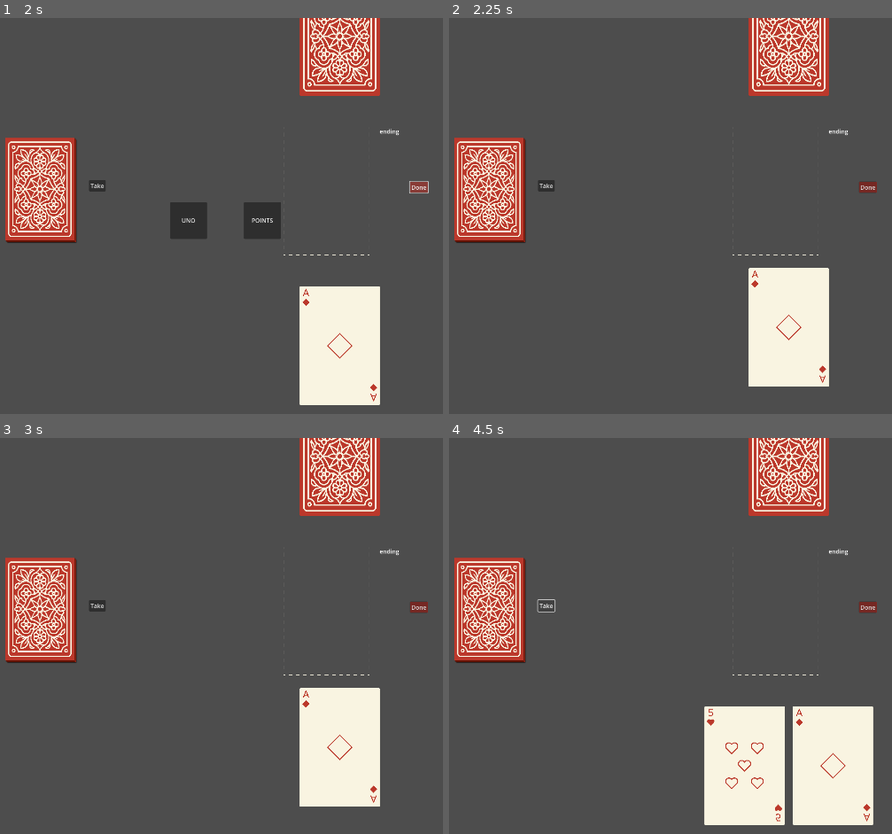
Above: before the commit, frames 1-4 (two rows, left to right).
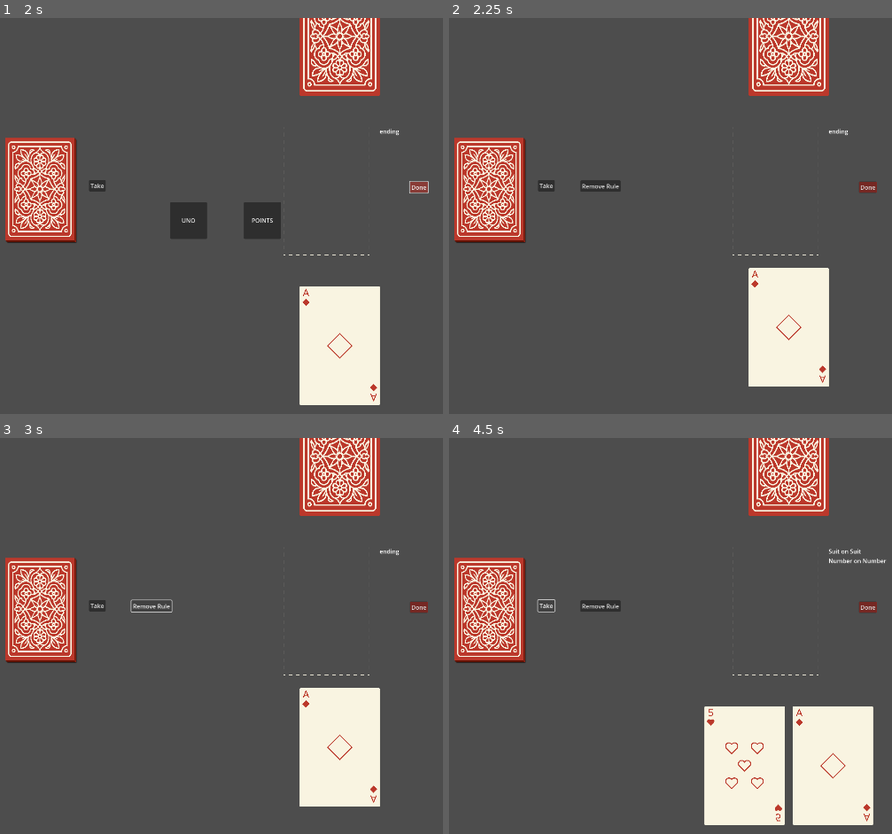
Above: after the commit, the same moments.

Repository: alicegrama/godot-card-game
Game: Godot game, scene res://Scenes/main.tscn
Two runs of this game, one before a commit and one after it. Both use one fixed random seed, a clock stepped at 60 frames per second and the inputs below.
Inputs (mouse positions are in pixels of both pictures, inside the frame that each line leads up to):
- Up to frame 1 (2 s): click "Take" at 0.5 s; click "Done" at 1.25 s
- Up to frame 2 (2.25 s): click "UNO" at 2 s
- Up to frame 3 (3 s): click (150, 604) at 2.75 s, where only the run after the commit has a clickable "Remove Rule"
- Up to frame 4 (4.5 s): click "Done" at 3.5 s; click "Take" at 4.25 s

Frame 1 is identical in both runs. In frame 2, 0.2% of the frame differs, in the area x 29-39%, y 40-44%; in frame 3, 0.1%; in frame 4, 0.4%, in the area x 29-99%, y 27-44%.

Commit message:
Rules added

Diff:
--- a/Scenes/main.gd
+++ b/Scenes/main.gd
@@ -18,7 +18,6 @@
 #0, 0 = everythin in play
 #2: suit on suit -> 1: color on color -> 0:nothing
 #3: number on number -> 2: number => n or 1: number <= number -> 0: nothing
-#1: numbers have same rules -> 0: number-suit a rule.
 var rules = {}
 #0 = nothing, 1 = take a card, 2 = your turn, 3 = change suit,
 #4 = give/take card of hand, 5 = look at card
@@ -84,6 +83,70 @@
 # Called every frame. 'delta' is the elapsed time since the previous frame.
 func _process(delta: float) -> void:
 	pass
+
+func get_rule(name, rule):
+	#given a name suit number or only number gives rule string
+	var text = ""
+	if rule == 1:
+		text += "%s: Give a card from the deck.\n"% [name]
+	if rule == 2:
+		text += "%s: Skip turn.\n"% [name]
+	if rule == 3:
+		text += "%s: Change suit.\n"% [name]
+	if rule == 4:
+		text += "%s: Take a card from opponents hand.\n"% [name]
+	if rule == 5:
+		text += "%s: Give a card of your hand.\n"% [name]
+	if rule == 6:
+		text += "%s: Look at a card of the opponent.\n"% [name]
+	return text
+
+func get_cardname(number):
+	#gives card name according to the number
+	if number == 1:
+		return 'A'
+	if number < 11:
+		return str(number)
+	if number == 11:
+		return 'J'
+	if number == 12:
+		return 'Q'
+	else:
+		return 'K'
+
+func display_rules():
+	"""display the rules"""
+	var placetext = "" #text that explains the placement rules
+	var ruletext = ""
+	#Globrules:
+	if globrules == [0,0]:
+		placetext += "Everythin goes\n"
+	if globrules[0] == 2:
+		placetext += "Suit on Suit\n"
+	elif globrules[0] == 1:
+		placetext += "Color on Color\n"
+	if globrules[1] == 3:
+		placetext += "Number on Number\n"
+	elif globrules[1] == 2:
+		placetext += "Numbers greater\n"
+	elif globrules[1] == 1:
+		placetext += "Numbers smaller\n"
+
+	for i in range(1, 14):
+		var rule = []
+		var name = ""
+		for j in ["h", "c", "d", "s"]:
+			rule.append(rules[[j, i]])
+		if len(rule.filter(func(element): return element == rule[0])) == 4:
+			name = get_cardname(i)
+			ruletext += get_rule(name, rule[0])
+		else:
+			for k in ["h", "c", "d", "s"]:
+				name = "%s %s"%[get_cardname(i), k]
+				ruletext += get_rule(name, rule[0])
+
+	$Rules.text = ruletext
+	$Ending.text = placetext
 
 func check_uno(prevsuit, prevnumber, suit, number):
 	#returns true if it can be played in current rules
@@ -106,6 +169,7 @@
 			return true
 
 func change_rules(number, suit, prevnumber, prevsuit):
+	bot["experiment"] += 0.2 * (1-bot["experiment"])
 	if globrules[0] == 2:
 		if get_color(suit) == get_color(prevsuit):
 			print("colors now")
@@ -170,6 +234,7 @@
 	return null
 
 func uno_decision(card):
+	print(bot["aggression"])
 	#the bot decides what to do in the round
 	#action with card
 	var rule = 0
@@ -195,6 +260,10 @@
 				probs = 0
 			rule = random_choice(range(6), [1-(probs*4)-inf, probs, probs, probs, probs, inf])
 			add_rule(card.suit, card.number, rule)
+		elif randf() < bot["rule_pressure"] - (0.1 * bot["aggression"]):
+			#remove rule
+			for i in ["h", "c", "d", "s"]:
+				rules[[i, card.number]] = 0
 	take_action(card.suit, card.number, false)
 
 	#decrease bots emotions
@@ -206,7 +275,7 @@
 					nrules += 1
 			bot[i] = nrules/len(rules)
 		else:
-			bot[i] += 0.03* -bot[i]
+			bot[i] += 0.03* (0.4-bot[i])
 
 func opponent_turn():
 	turn = 1
@@ -220,23 +289,23 @@
 	var card = 0
 	if state == "uno":
 		card = playable(opponenthand.hand).pick_random()
-	else:
+		if card == null:
+			#draw a card
+			card = cardmanager.draw_deck(opponenthand)
+		else:
+			card.toggle()
+			await cardmanager.place_card(card, opponenthand)
+			uno_decision(card)
+
+			if len(opponenthand.hand) == 0:
+				#game is over
+				print("gameover")
+				return
+	else:
+		#points
 		card = opponenthand.hand.pick_random()
-	if card == null:
-		#draw a card
-		card = cardmanager.draw_deck(opponenthand)
-	else:
 		card.toggle()
 		await cardmanager.place_card(card, opponenthand)
-
-		if len(opponenthand.hand) == 0:
-			#game is over
-			print("gameover")
-			return
-
-	if state == "uno":
-		uno_decision(card)
-	else:
 		cardmanager.draw_deck(opponenthand)
 		history.append([card.suit, card.number])
 		#special rules
@@ -278,7 +347,7 @@
 	await get_tree().create_timer(1.0).timeout
 	var length = len(opponenthand.hand)
 	#Smaller than 3 0.7 to pick card
-	if length < 1:
+	if length <= 1:
 		election(1, 0)
 	elif length < 3:
 		election(0.7, 0)
@@ -309,6 +378,8 @@
 		print("done")
 		state = "done"
 		return
+	elif state == "uno":
+		display_rules()
 	if turn == 0:
 		if state == "points":
 			#make rules and points for players turn
@@ -341,25 +412,30 @@
 		var rule = rules[[suit, number]]
 		if rule == 1:
 			#the opponent draws a card
+			bot["aggression"] += 0.2 * 1-bot["aggression"]
 			cardmanager.draw_deck(opponenthand)
 		elif rule == 2:
 			#the opponent is skipped
-			print("skip")
+			bot["aggression"] += 0.2 * (1-bot["aggression"])
 			skip = true
 		elif rule == 3:
 			#you may chooce a new suit
+			bot["aggression"] += 0.1 * 1-bot["aggression"]
 			toggle_suitbuttons()
 			return
 		elif rule == 4:
 			#you have to take a card of the opponent
+			bot["aggression"] += 0.2 * (1-bot["aggression"])
 			opponenthand.toggle_take(true)
 			return
 		elif rule == 5:
 			#you can give a card of your own
+			bot["aggression"] += 0.2 * (1-bot["aggression"])
 			playerhand.toggle_give(true)
 			return
 		elif rule == 6:
 			#you may look at a opponents card
+			bot["information"] += 0.2 * (1-bot["information"])
 			opponenthand.toggle_look(true)
 		else:
 			pass
@@ -403,6 +479,7 @@
 func _on_uno_pressed() -> void:
 	state = "uno"
 	player_turn()
+	$Remove.visible = true
 	$Uno.visible = false
 	$Points.visible = false
 
@@ -418,10 +495,11 @@
 	player_turn()
 
 func add_rule(suit, number, rule):
+	bot["rule_changer"] += 0.2 * (1-bot["rule_changer"])
 	if rules[[suit, number]] not in [null, 0]:
+		print("not zero rule")
 		rules[[suit, number]] = rule
 		return
-	print("added rule")
 	for i in ["h", "c", "d", "s"]:
 		if rules[[i, number]] == null or rules[[i, number]] == 0:
 			rules[[i, number]] = rule
@@ -799,3 +877,12 @@
 			cardmanager.draw_deck(hand)
 		if history[-1][1] == 11 and i[0] == 5:
 			cardmanager.swap()
+
+
+func _on_remove_pressed() -> void:
+	#remove the rules of all cards with number
+	if cardslot.card:
+		for i in ["h", "c", "d", "s"]:
+			rules[[i, cardslot.card.number]] = 0
+		display_rules()
+		bot["rule_changer"] += 0.2 * (1-bot["rule_changer"])
--- a/Scenes/main.tscn
+++ b/Scenes/main.tscn
@@ -174,6 +174,14 @@
 text = "ending
 "
 
+[node name="Remove" type="Button" parent="."]
+visible = false
+offset_left = 395.0
+offset_top = 441.0
+offset_right = 504.0
+offset_bottom = 472.0
+text = "Remove Rule"
+
 [connection signal="pressed" from="Button" to="." method="_on_button_pressed"]
 [connection signal="pressed" from="Uno" to="." method="_on_uno_pressed"]
 [connection signal="pressed" from="Points" to="." method="_on_points_pressed"]
@@ -185,3 +193,4 @@
 [connection signal="pressed" from="Club" to="." method="_on_club_pressed"]
 [connection signal="pressed" from="Spade" to="." method="_on_spade_pressed"]
 [connection signal="pressed" from="Diamond" to="." method="_on_diamond_pressed"]
+[connection signal="pressed" from="Remove" to="." method="_on_remove_pressed"]
